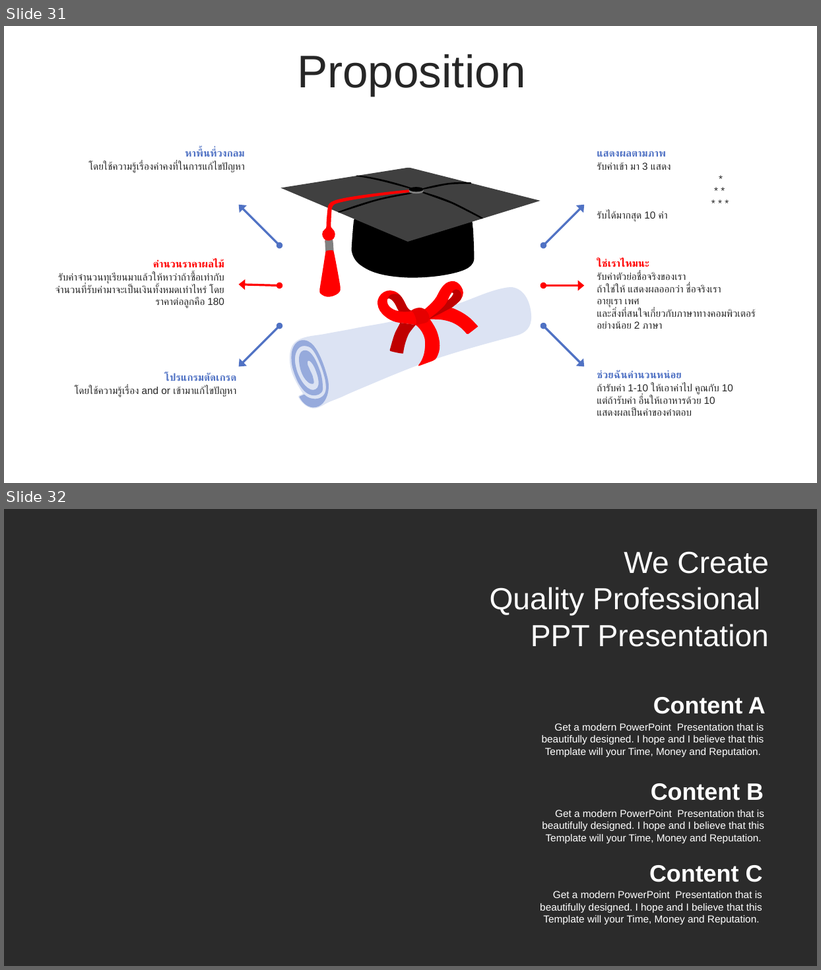
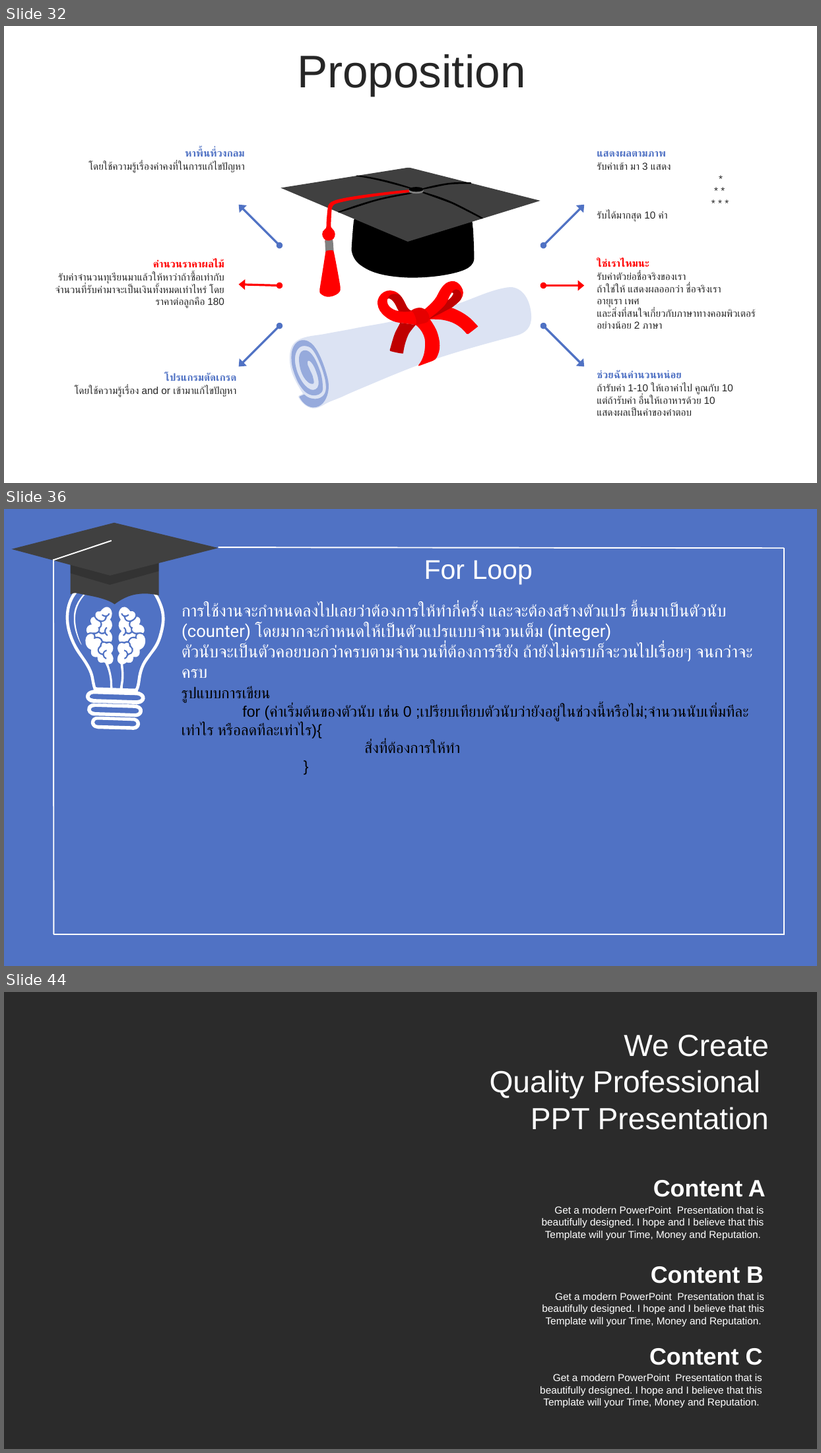
Before and after one commit to WatcharapolxFa/SolveProblemsIn-C-Language, a slide deck: LearnC/C.pptx. Shown one above the other, each under a label of ours: slides 31 and 32 before the commit, slides 32, 36 and 44 after it; the slides between them are not shown. The pictures are 821x970 and 821x1453 pixels, drawn with LibreOffice and Linux fonts; fonts in the diff are those of the drawing; background and template pictures are left out; a plain dark background stands for a picture behind light text. Boxes give left, top, right and bottom in pixels: in the first picture for what was removed or moved away, otherwise in the second. Text is boxed around its words. In the diff, an @@ line names an element or a change of style, - is before the commit and + after.

```diff
--- a/LearnC/C.pptx
+++ b/LearnC/C.pptx
@@ slide 36 added at (x1=4, y1=509, x2=817, y2=966), background #5072C4 @@
@@ line added from (784, 548) to (218, 547), #FFFFFF 1.5 pt @@
@@ line added from (784, 548) to (784, 935), #FFFFFF 1.5 pt @@
@@ group added at (x1=11, y1=522, x2=218, y2=935): 3 freeform shapes, 2 lines @@
@@ text added at (x1=424, y1=560, x2=533, y2=584), 32 pt, text #FFFFFF @@
+For Loop
@@ freeform shape added at (x1=65, y1=570, x2=164, y2=730), fill #FFFFFF @@
@@ freeform shape added at (x1=77, y1=601, x2=151, y2=693), fill #FFFFFF @@
@@ text added at (x1=182, y1=604, x2=753, y2=661), 20 pt, text #FFFFFF @@
+การใช้งานจะกำหนดลงไปเลยว่าต้องการให้ทำกี่ครั้ง และจะต้องสร้างตัวแปร ขึ้นมาเป็นตัวนับ (counter) โดยมากจะกำหนดให้เป็นตัวแปรแบบจำนวนเต็ม (integer)
+ตัวนับจะเป็นตัวคอยบอกว่าครบตามจำนวนที่ต้องการรึยัง ถ้ายังไม่ครบก็จะวนไปเรื่อยๆ จนกว่าจะครบ
@@ text added at (x1=182, y1=687, x2=748, y2=753), 18 pt, text #000000 @@
+รูปแบบการเขียน
+for (ค่าเริ่มต้นของตัวนับ เช่น 0 ;เปรียบเทียบตัวนับว่ายังอยู่ในช่วงนี้หรือไม่;จำนวนนับเพิ่มทีละเท่าไร หรือลดทีละเท่าไร){
+สิ่งที่ต้องการให้ทำ
+}
@@ line added from (784, 935) to (54, 935), #FFFFFF 1.5 pt @@
@@ what was slide 31 is now slide 32 @@
@@ what was slide 32 is now slide 44 @@
```
Also in this commit, not shown: 11 other slides added, 5 other files.
